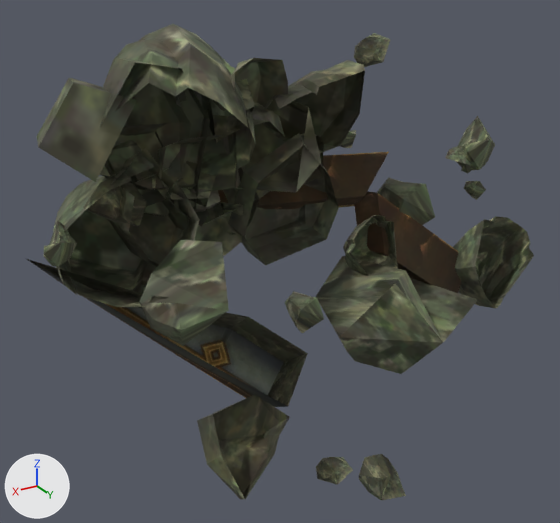
What one commit did to the OBJ model sceneobjs/lostatlantis/lostatlantis_men_02b.obj.
Before and after are seen from a 50 mm camera at (413.0, 497.0, 321.0) aimed at (33.0, -137.0, 4.0). The axes (+X, +Y, +Z) are drawn at lower left. The lights are the same throughout. Where no turn or scale is listed for an object, it has been applied to the vertices. Vertices at the same position are counted once.

Objects in the first picture: 'lostatlantis_men_02b'.
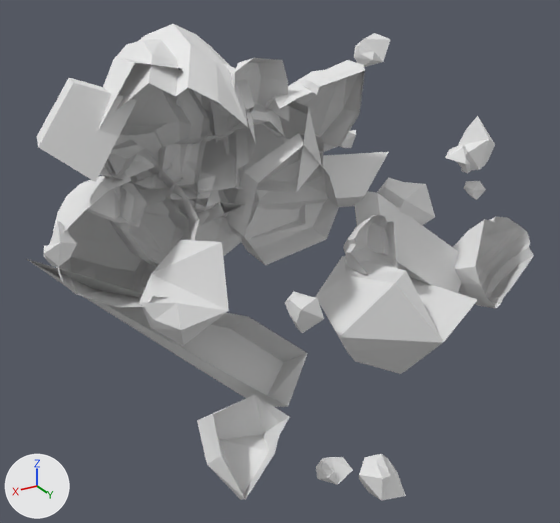
Boxes [x1, y1, x2, y2] around the edits, measured in the pictures (560 x 523 px):
part 1 of me_lostatlantis_men_02b, recoloured: [25, 24, 534, 501] in both
part 2 of me_lostatlantis_men_02b, recoloured: [28, 152, 462, 407] in both

What the commit changed:
Material 'material_1' (mat_material_1_1) is new.
Its base color is (0.8, 0.8, 0.8) (white #e7e7e7).
Its roughness is 1.0.
Material 'material_2' (mat_material_2_1) is new.
Its base color is (0.8, 0.8, 0.8) (white #e7e7e7).
Its roughness is 1.0.
me_lostatlantis_men_02b has 909 vertices, 1447 faces and spans x -281.0..281.0, y -244.0..13.0, z -239.0..239.0.
me_lostatlantis_men_02b is used by ob_lostatlantis_men_02b; location (0.0, 0.0, 0.0).
me_lostatlantis_men_02b part 1: all 1415 faces that had it switch from mat_material_2 (picture img_lostatlantis_louti_03_png) to mat_material_2_1 (white #e7e7e7).
me_lostatlantis_men_02b part 2: all 32 faces that had it switch from mat_material_1 (picture img_lostatlantis_louti_01_png) to mat_material_1_1 (white #e7e7e7).
